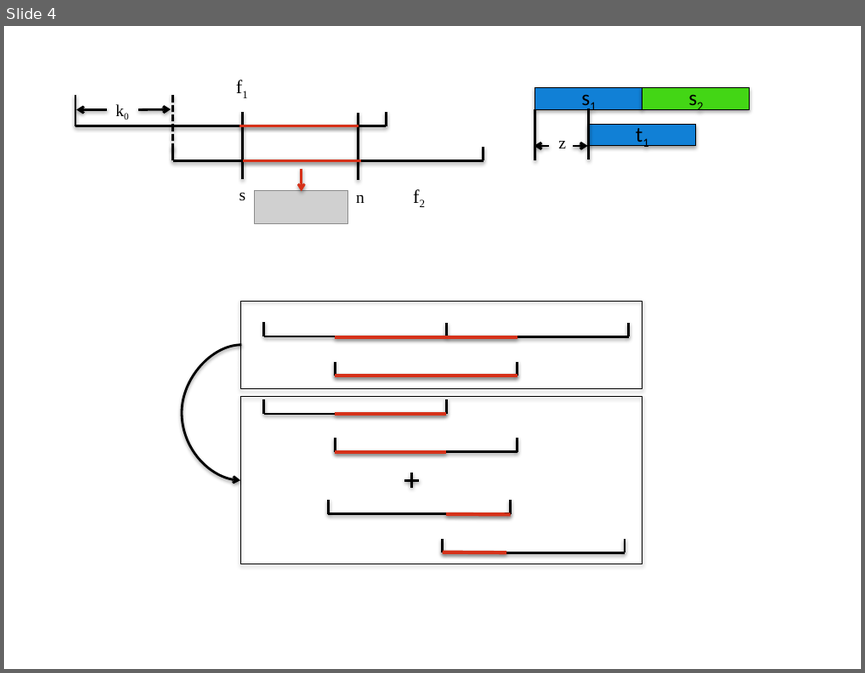
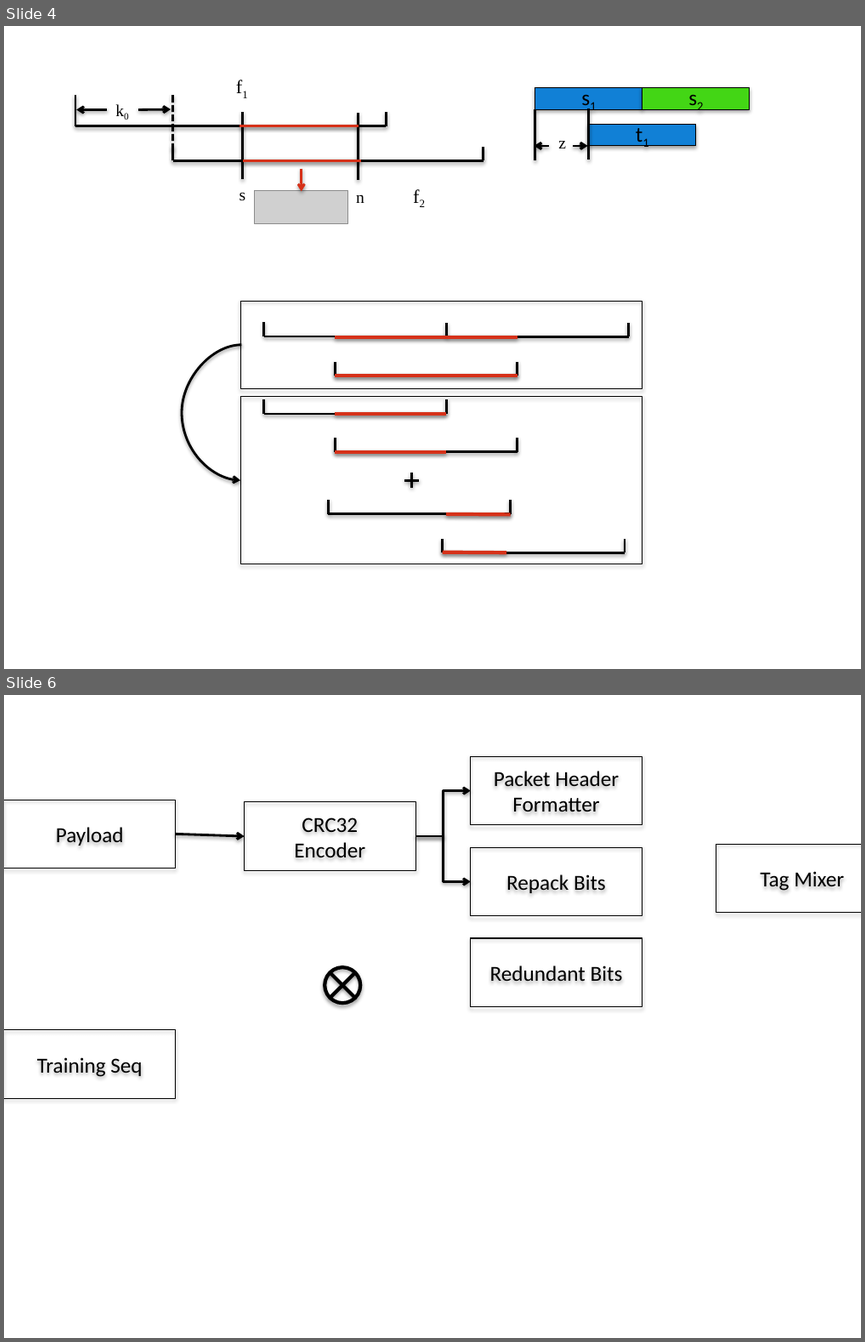
Before and after one commit to qizhu8/gnuradioWorkspace, a slide deck: Documents/get_start_with_gr-cdma/figure/figure_source.pptx. Shown one above the other, each under a label of ours: slide 4 before the commit, slides 4 and 6 after it; the slides between them are not shown. The pictures are 865x673 and 865x1342 pixels, drawn with LibreOffice and Linux fonts; fonts in the diff are those of the drawing; grey boxes stand for pictures. Boxes give left, top, right and bottom in pixels: in the first picture for what was removed or moved away, otherwise in the second. Text is boxed around its words. In the diff, an @@ line names an element or a change of style, - is before the commit and + after.

```diff
--- a/Documents/get_start_with_gr-cdma/figure/figure_source.pptx
+++ b/Documents/get_start_with_gr-cdma/figure/figure_source.pptx
@@ slide 6 added at <box>4,695,861,1338</box>, background #FFFFFF @@
@@ rectangle added at <box>470,757,642,825</box>, outline #000000 0.75 pt, 18 pt, text #000000 @@
+Packet Header Formatter
@@ elbow arrow added from (415, 836) to (470, 791), #000000 2 pt @@
@@ rectangle added at <box>4,800,176,868</box>, outline #000000 0.75 pt, 18 pt, text #000000 @@
+Payload
@@ rectangle added at <box>244,802,415,871</box>, outline #000000 0.75 pt, 18 pt, text #000000 @@
+CRC32
+Encoder
@@ arrow added from (176, 834) to (244, 836), #000000 2 pt @@
@@ elbow arrow added from (415, 836) to (470, 882), #000000 2 pt @@
@@ rectangle added at <box>470,847,642,916</box>, outline #000000 0.75 pt, 18 pt, text #000000 @@
+Repack Bits
@@ rectangle added at <box>716,844,861,913</box>, outline #000000 0.75 pt, 18 pt, text #000000 @@
+Tag Mixer
@@ rectangle added at <box>470,938,642,1007</box>, outline #000000 0.75 pt, 18 pt, text #000000 @@
+Redundant Bits
@@ ellipse added at <box>324,968,360,1004</box>, outline #000000 3 pt @@
@@ line added from (330, 973) to (355, 998), #000000 3 pt @@
@@ line added from (355, 973) to (330, 998), #000000 3 pt @@
@@ rectangle added at <box>4,1030,176,1099</box>, outline #000000 0.75 pt, 18 pt, text #000000 @@
+Training Seq
```
Also in this commit, not shown: 1 other slide added, 5 other files.
